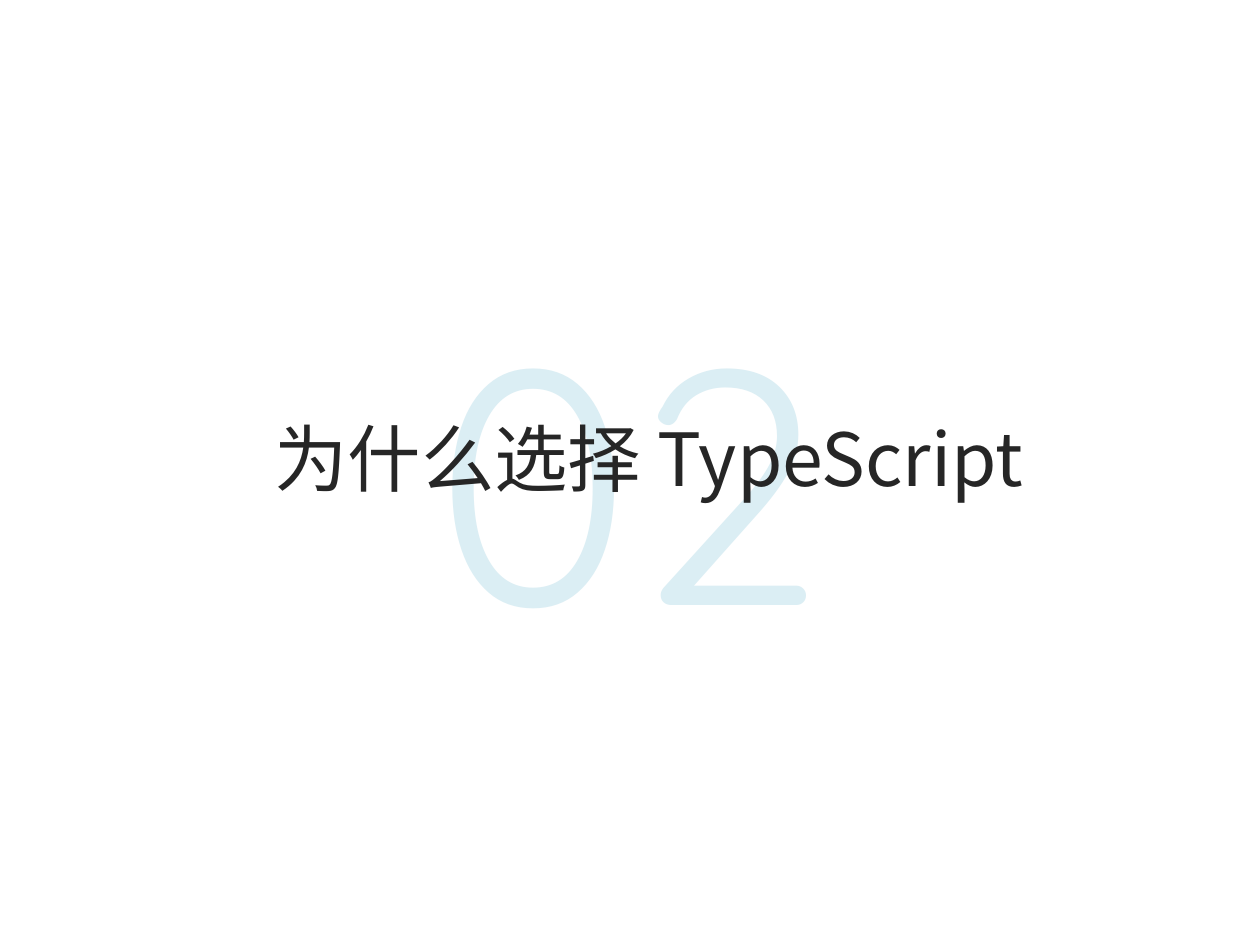
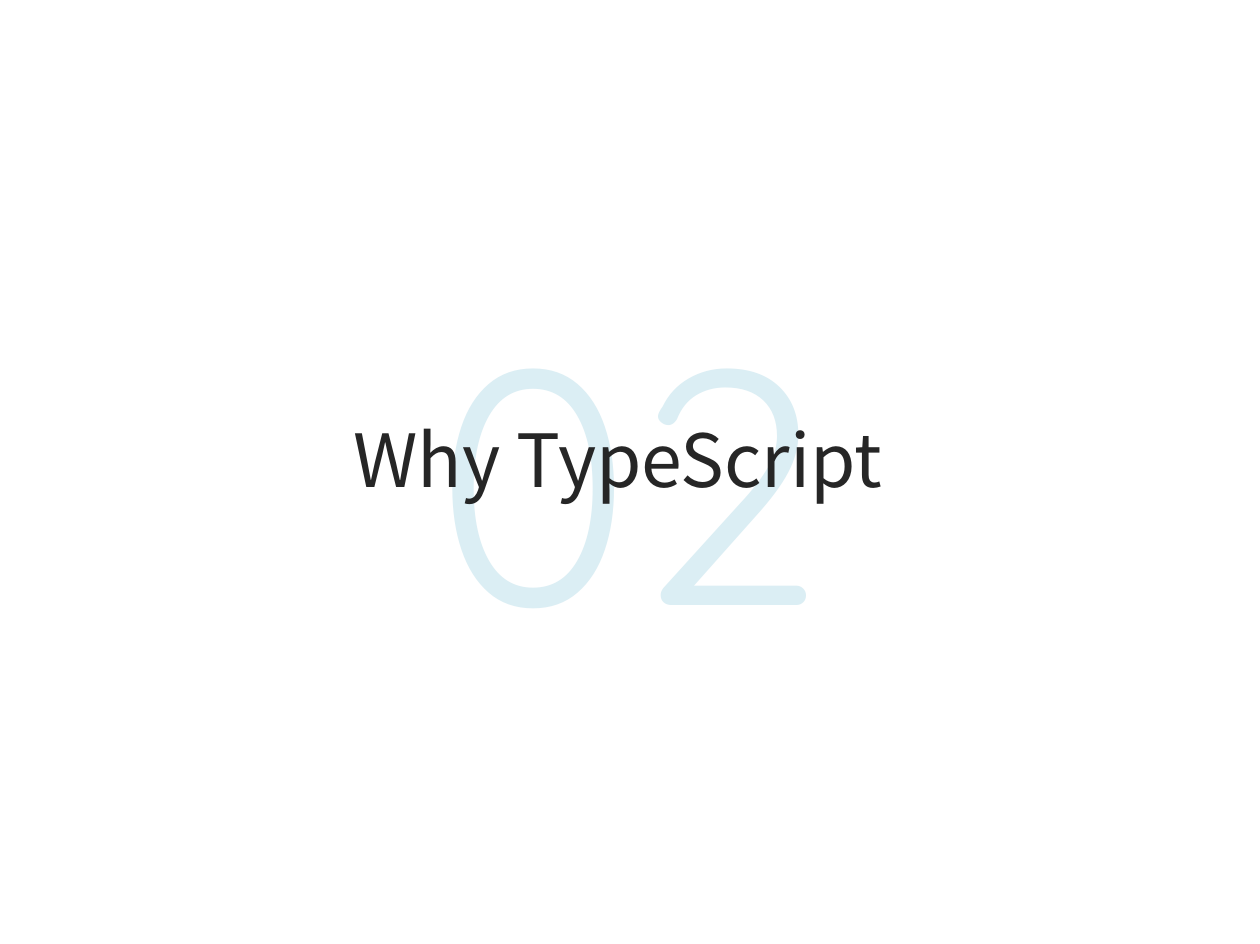
Before and after one commit to life0727/blog, a slide deck: slide 13 of ppt/typescript1.pptx (slide 12 before the commit). Drawn at 1260x944 pixels with LibreOffice and Linux fonts; fonts in the diff are those of the drawing; background and template pictures are left out. Boxes give left, top, right and bottom in pixels: in the first picture for what was removed or moved away, otherwise in the second. Text is boxed around its words. In the diff, an @@ line names an element or a change of style, - is before the commit and + after.

```diff
--- a/ppt/typescript1.pptx
+++ b/ppt/typescript1.pptx
@@ text at box(353, 428, 882, 505): text changed @@
-为什么选择 TypeScript
+Why TypeScript
```
Also in this commit, not shown: 1 other slide changed, 5 slides added, 2 slides removed.
